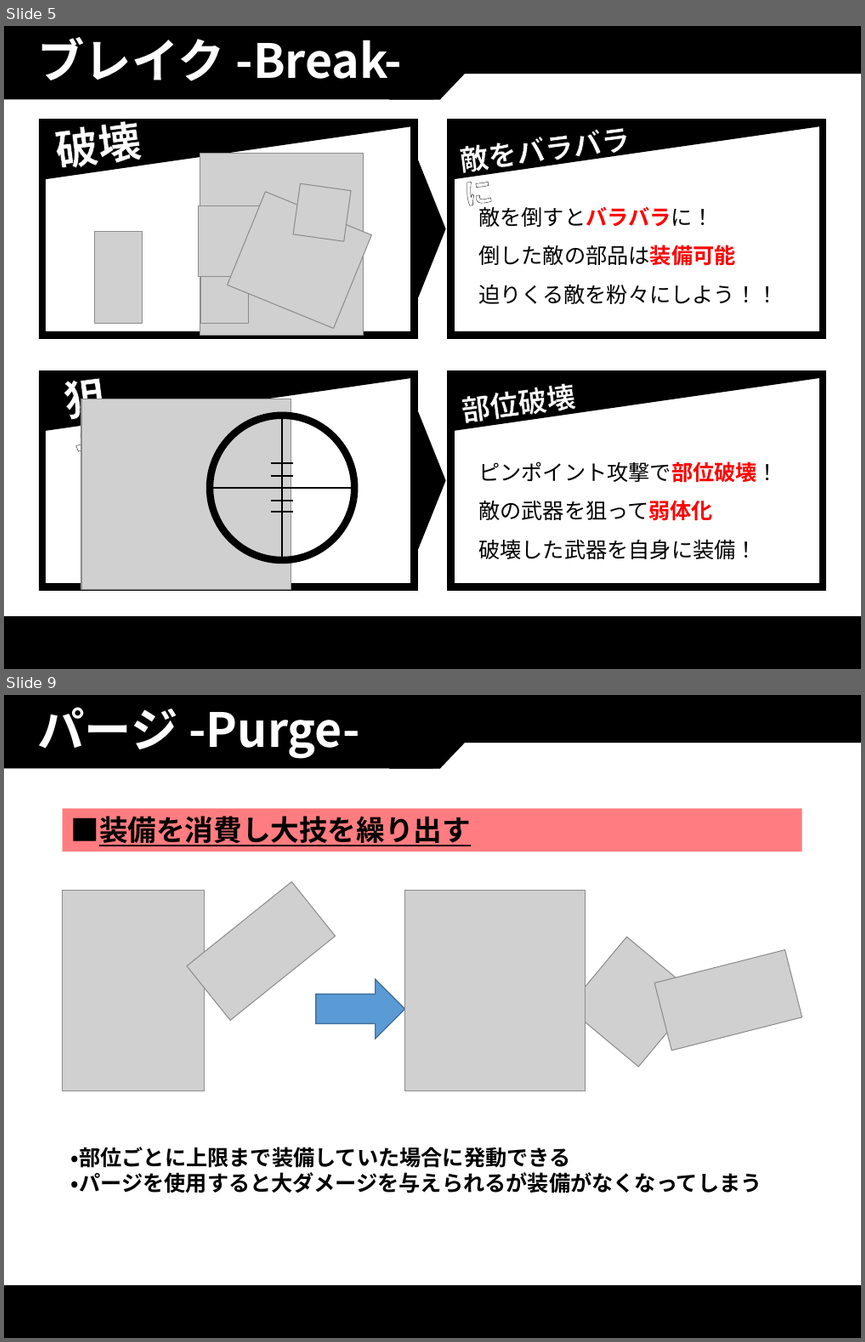
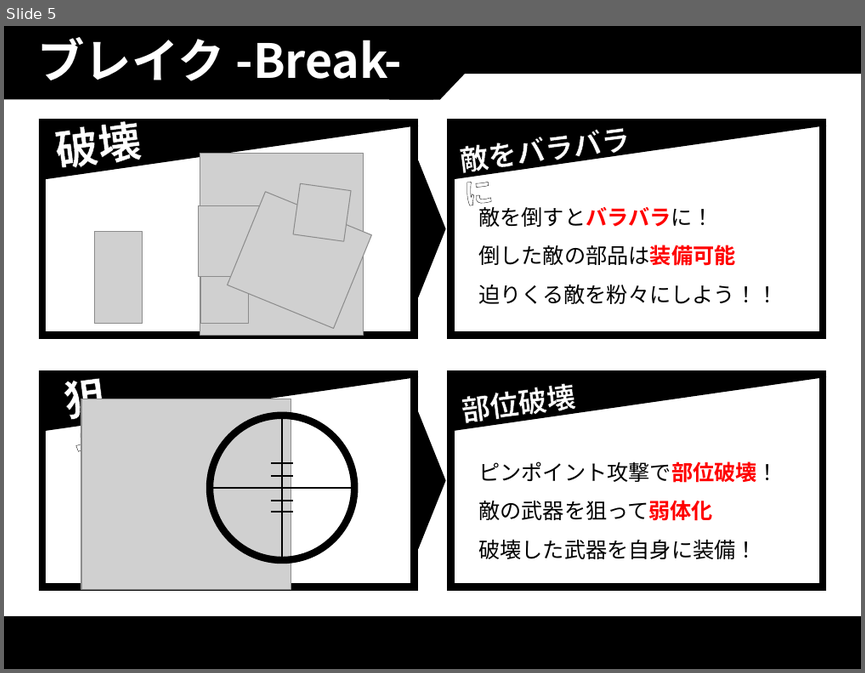
Before and after one commit to thi-bow/2017Team05, a slide deck: 企画/企画書/PurgeVer2.pptx. Shown one above the other, each under a label of ours: slides 5 and 9 before the commit, slide 5 after it; the slides between them are not shown. The pictures are 865x1342 and 865x673 pixels, drawn with LibreOffice and Linux fonts; fonts in the diff are those of the drawing; grey boxes stand for pictures. Boxes give left, top, right and bottom in pixels: in the first picture for what was removed or moved away, otherwise in the second. Text is boxed around its words. In the diff, an @@ line names an element or a change of style, - is before the commit and + after.

```diff
--- a/企画/企画書/PurgeVer2.pptx
+++ b/企画/企画書/PurgeVer2.pptx
@@ slide 9 removed at [4,695,861,1338], background #FFFFFF; not listed: 4 template elements that a slide beside it also shows @@
@@ title removed at [38,707,360,759] @@
-パージ -Purge-
@@ rectangle removed at [63,808,801,851] @@
-■装備を消費し大技を繰り出す
@@ picture removed at [63,890,205,1091] @@
@@ picture removed at [187,882,335,1020] @@
@@ picture removed at [405,890,585,1091] @@
@@ picture removed at [568,936,698,1067] @@
@@ picture removed at [655,949,802,1049] @@
@@ right arrow removed at [316,980,405,1038] @@
@@ text removed at [71,1146,762,1193] @@
-・部位ごとに上限まで装備していた場合に発動できる
-・パージを使用すると大ダメージを与えられるが装備がなくなってしまう
```
Also in this commit, not shown: 2 slides changed, 2 slides added, 2 other slides removed, 4 other files.
